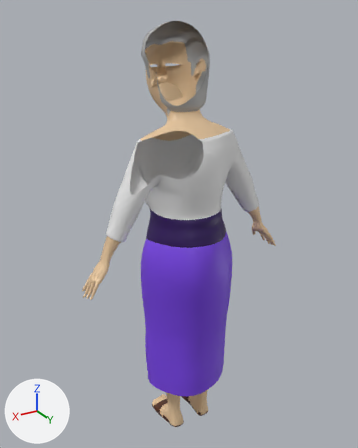
The FBX model 01_WorkInProgress/02_Prod/Character_granny/low_poly.fbx as it was, and as the next commit left it.
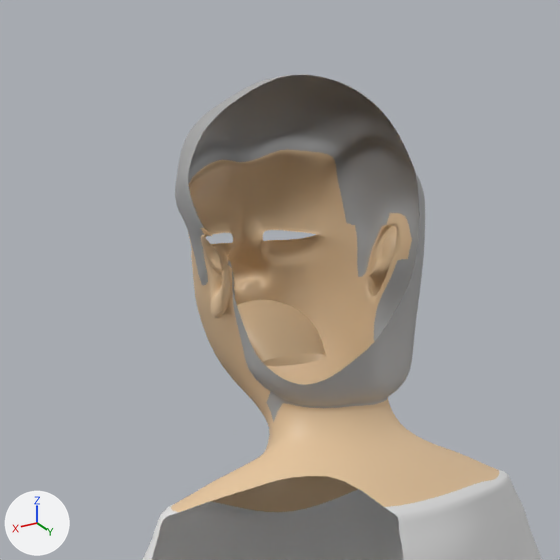
There are two pictures of each version: one whole from a 50 mm lens placed at (0.977, 1.586, 1.775), pointed at (-0.003, -0.047, 0.959), one close up on the part from 26% to 69% of the width and 0% to 34% of the height. Every picture has the same lights, and +X, +Y and +Z are marked at lower left. Everything nearer to the camera than a plane just in front of the edit is cut away. Where no turn or scale is listed for an object, it has been applied to the vertices.

In view in the first close-up: 'test_rig'.
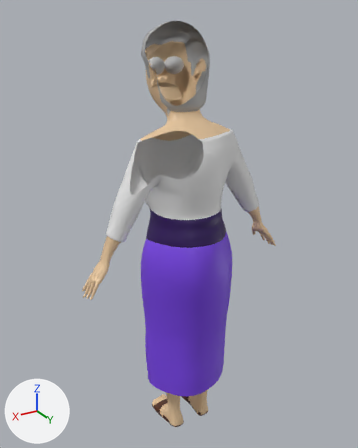
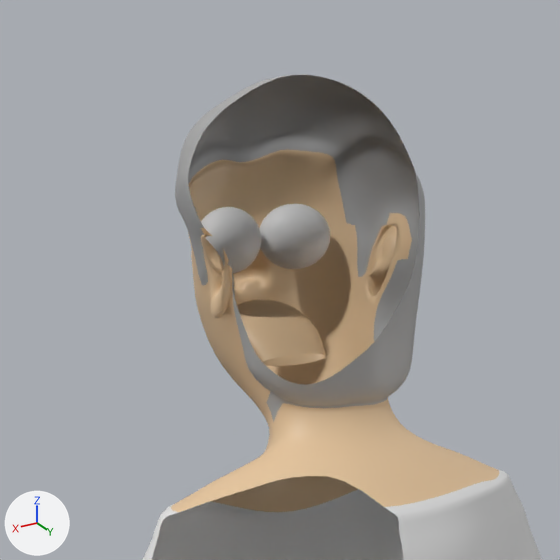
The edits, one by one:
Mesh me_sphere_001 is new.
It has 964 vertices, 1024 faces and spans x -0.118..0.038, y -0.03..0.03, z -0.033..0.033.
Object 'Sphere' (ob_sphere) is new; it shows me_sphere_001.
Its location is (0.04, -0.146, 1.582).

What differs and where, as boxes (x1, y1, x2, y2) in the close-ups (560 x 560 px):
'Sphere', added: after (201, 204, 330, 273)
